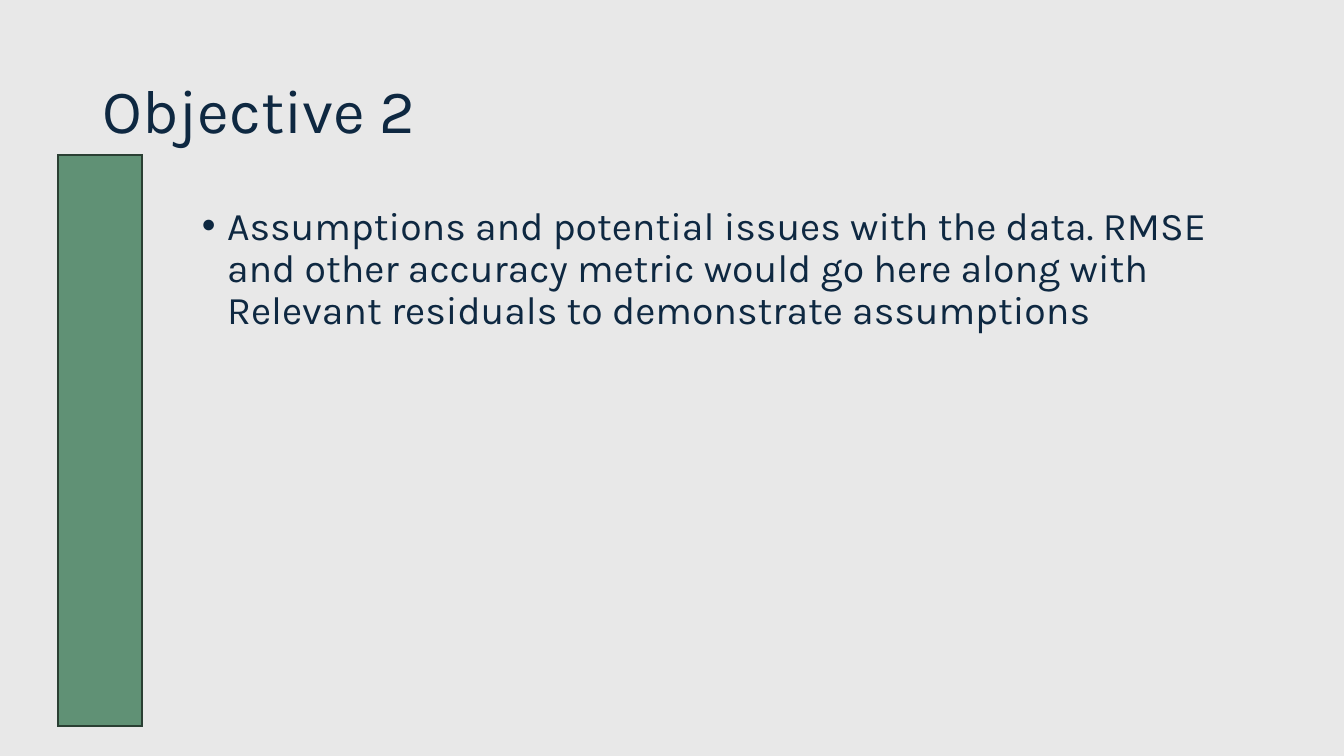
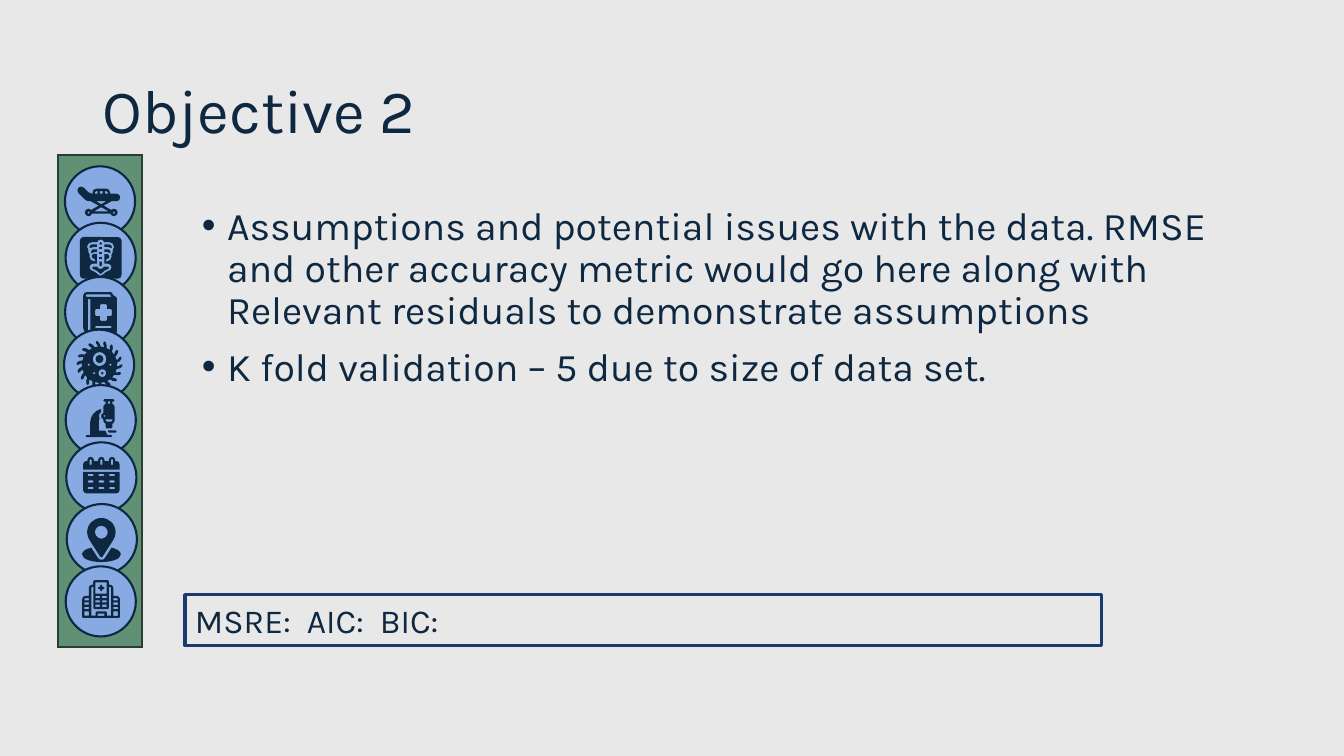
Before and after one commit to Payday4/Hospitalization_stays, a slide deck: slide 18 of medical data WIP.pptx (slide 17 before the commit). Drawn at 1344x756 pixels with LibreOffice and Linux fonts; fonts in the diff are those of the drawing. Boxes give left, top, right and bottom in pixels: in the first picture for what was removed or moved away, otherwise in the second. Text is boxed around its words. In the diff, an @@ line names an element or a change of style, - is before the commit and + after.

```diff
--- a/medical data WIP.pptx
+++ b/medical data WIP.pptx
@@ rectangle: place and size @@
-rectangle at (58,155,143,727)
+rectangle at (58,155,143,647)
@@ ellipse added at (65,166,135,237), fill #87AAE2, outline #0E2841 1.5 pt @@
@@ freeform shape added at (77,187,120,216), fill #0E2841 @@
@@ ellipse added at (66,223,136,293), fill #87AAE2, outline #0E2841 1.5 pt @@
@@ group added at (80,237,121,278): 11 freeform shapes @@
@@ ellipse added at (66,277,136,348), fill #87AAE2, outline #0E2841 1.5 pt @@
@@ freeform shape added at (84,292,117,334), fill #0E2841 @@
@@ ellipse added at (65,330,135,400), fill #87AAE2, outline #0E2841 1.5 pt @@
@@ freeform shape added at (77,341,123,388), fill #0E2841 @@
@@ freeform shape added at (96,355,104,363), fill #0E2841 @@
@@ text at (227,354,985,382): paragraph added @@
+• K fold validation – 5 due to size of data set.
@@ ellipse added at (66,385,136,456), fill #87AAE2, outline #0E2841 1.5 pt @@
@@ freeform shape added at (101,372,104,375), fill #0E2841 @@
@@ freeform shape added at (86,409,113,438), fill #0E2841 @@
@@ freeform shape added at (101,399,114,429), fill #0E2841 @@
@@ ellipse added at (67,443,137,513), fill #87AAE2, outline #0E2841 1.5 pt @@
@@ freeform shape added at (108,431,117,433), fill #0E2841 @@
@@ freeform shape added at (83,472,119,493), fill #0E2841 @@
@@ freeform shape added at (83,457,119,470), fill #0E2841 @@
@@ ellipse added at (67,504,137,575), fill #87AAE2, outline #0E2841 1.5 pt @@
@@ freeform shape added at (88,518,116,558), fill #0E2841 @@
@@ ellipse added at (66,567,136,637), fill #87AAE2, outline #0E2841 1.5 pt @@
@@ freeform shape added at (82,547,121,562), fill #0E2841 @@
@@ freeform shape added at (83,581,121,618), fill #0E2841 @@
@@ freeform shape added at (98,585,105,592), fill #0E2841 @@
@@ rectangle added at (186,595,1102,645), outline #1B3B6F 2.25 pt, 24 pt, text #0E2841 @@
+MSRE: AIC: BIC:
```
Also in this commit, not shown: 7 other slides changed, 1 slide added.
